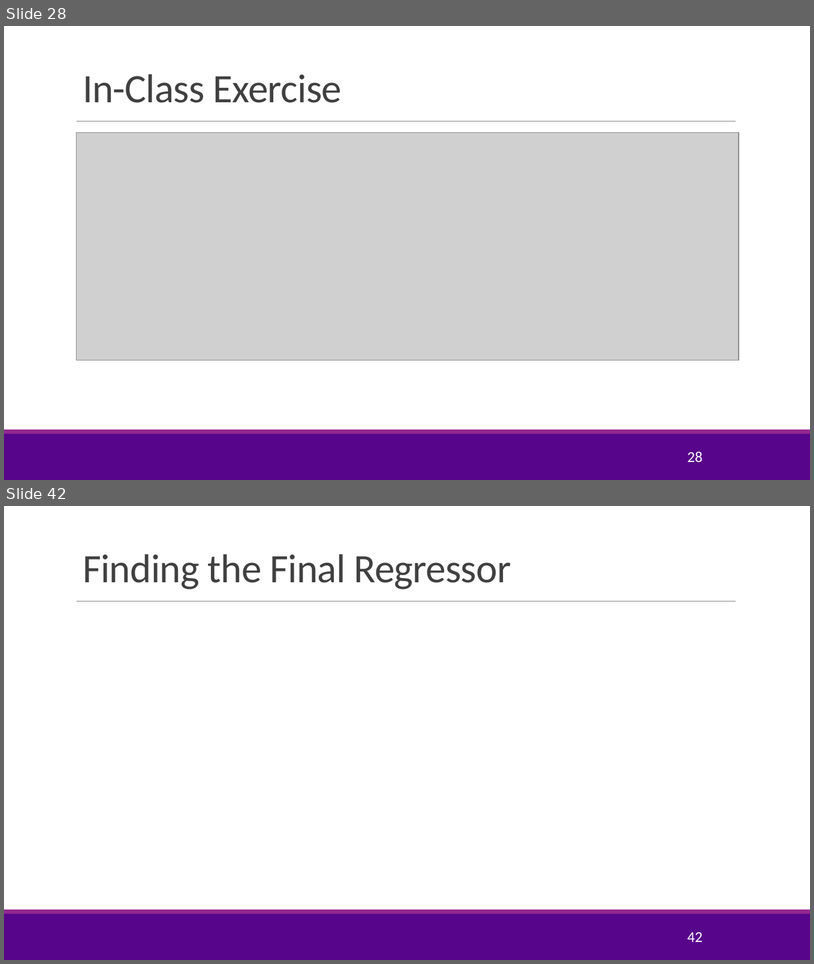
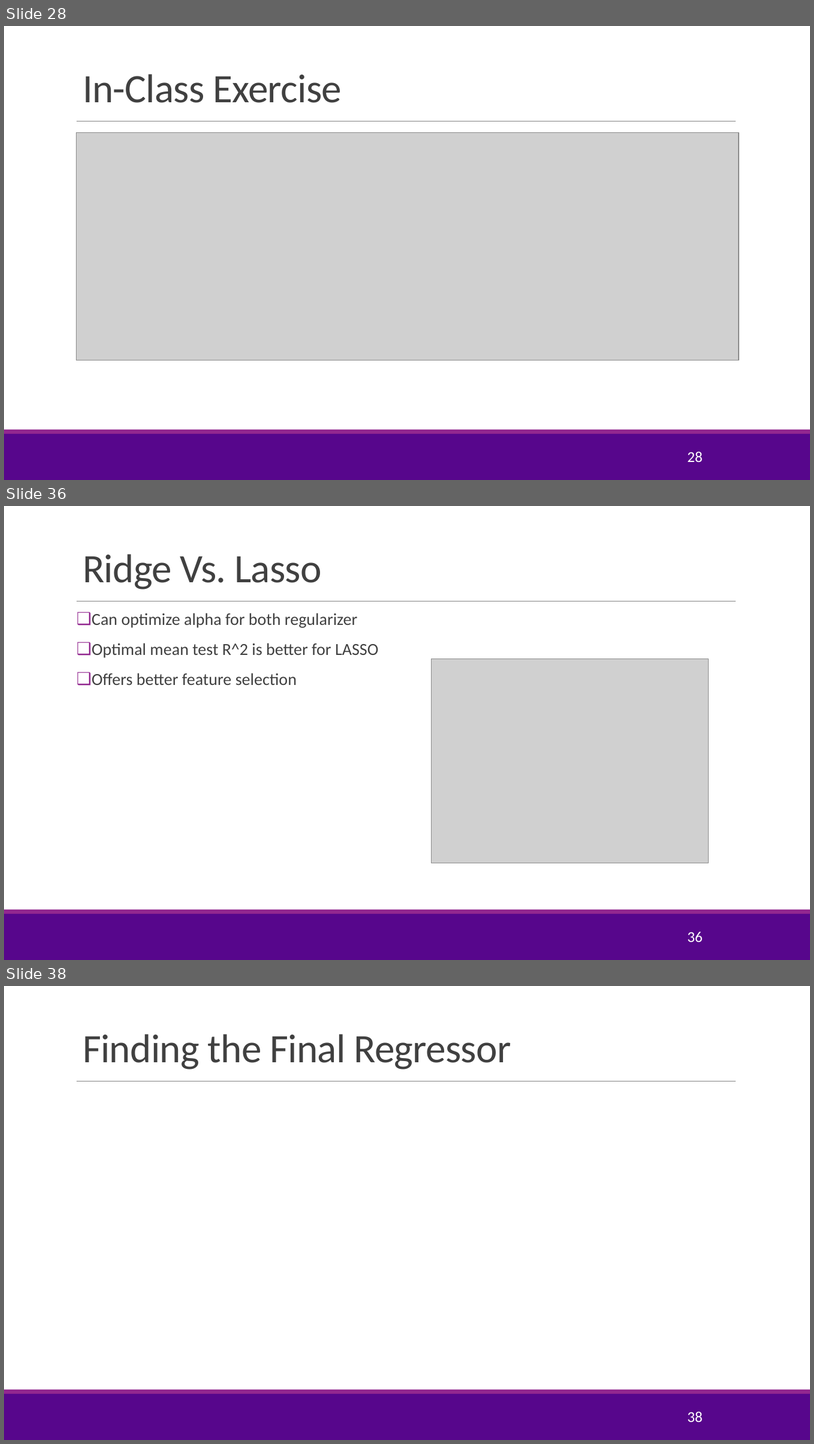
Before and after one commit to sdrangan/introml, a slide deck: lectures/Lect05_Lasso.pptx. Shown one above the other, each under a label of ours: slides 28 and 42 before the commit, slides 28, 36 and 38 after it; the slides between them are not shown. The pictures are 814x964 and 814x1444 pixels, drawn with LibreOffice and Linux fonts; fonts in the diff are those of the drawing; grey boxes stand for pictures; background and template pictures are left out. Boxes give left, top, right and bottom in pixels: in the first picture for what was removed or moved away, otherwise in the second. Text is boxed around its words. In the diff, an @@ line names an element or a change of style, - is before the commit and + after.

```diff
--- a/lectures/Lect05_Lasso.pptx
+++ b/lectures/Lect05_Lasso.pptx
@@ slide 36 added at [4,506,810,960], background #FFFFFF; not listed: 3 template elements that a slide beside it also shows @@
@@ title added at [83,554,322,589], 48 pt, text #404040 @@
+Ridge Vs. Lasso
@@ text added at [92,613,378,685], 20 pt, text #404040 @@
+❑ Can optimize alpha for both regularizer
+❑ Optimal mean test R^2 is better for LASSO
+❑ Offers better feature selection
@@ picture added at [432,658,709,863] @@
@@ page number added at [687,931,703,942], 18 pt, text #FFFFFF @@
+36
@@ what was slide 42 is now slide 38 @@
@@ page number at [687,1411,703,1422]: text changed @@
-42
+38
```
Also in this commit, not shown: 5 slides changed, 7 other slides added, 7 slides removed, 1 other file.
